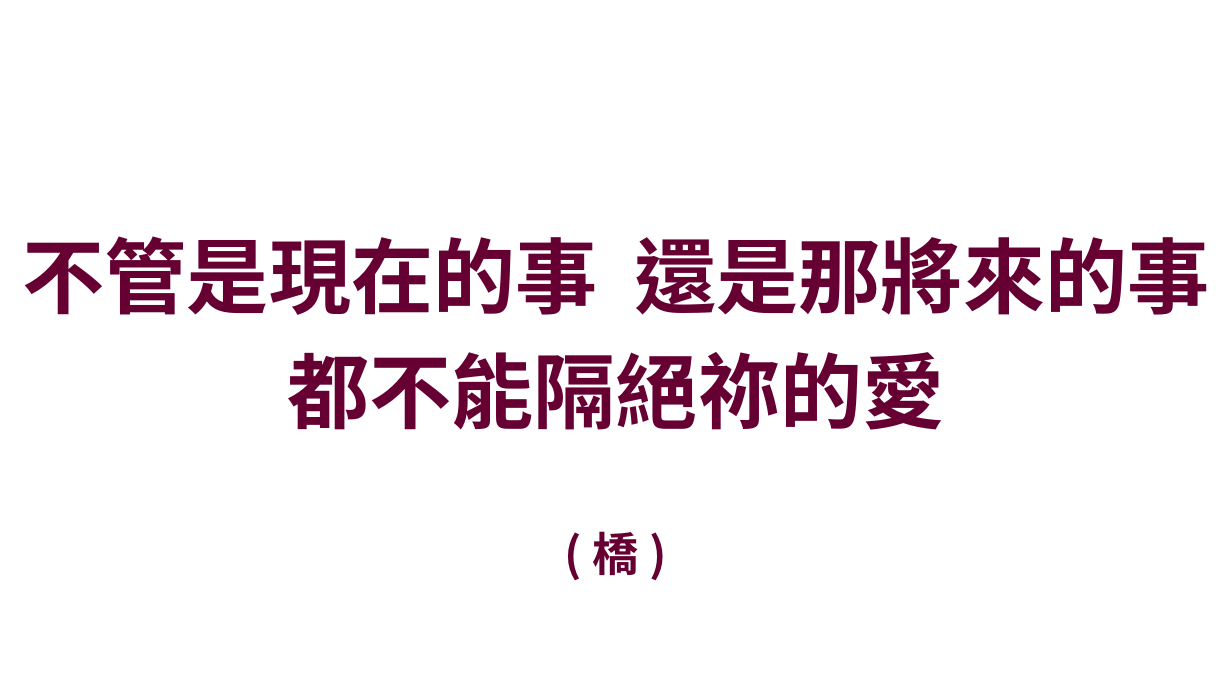
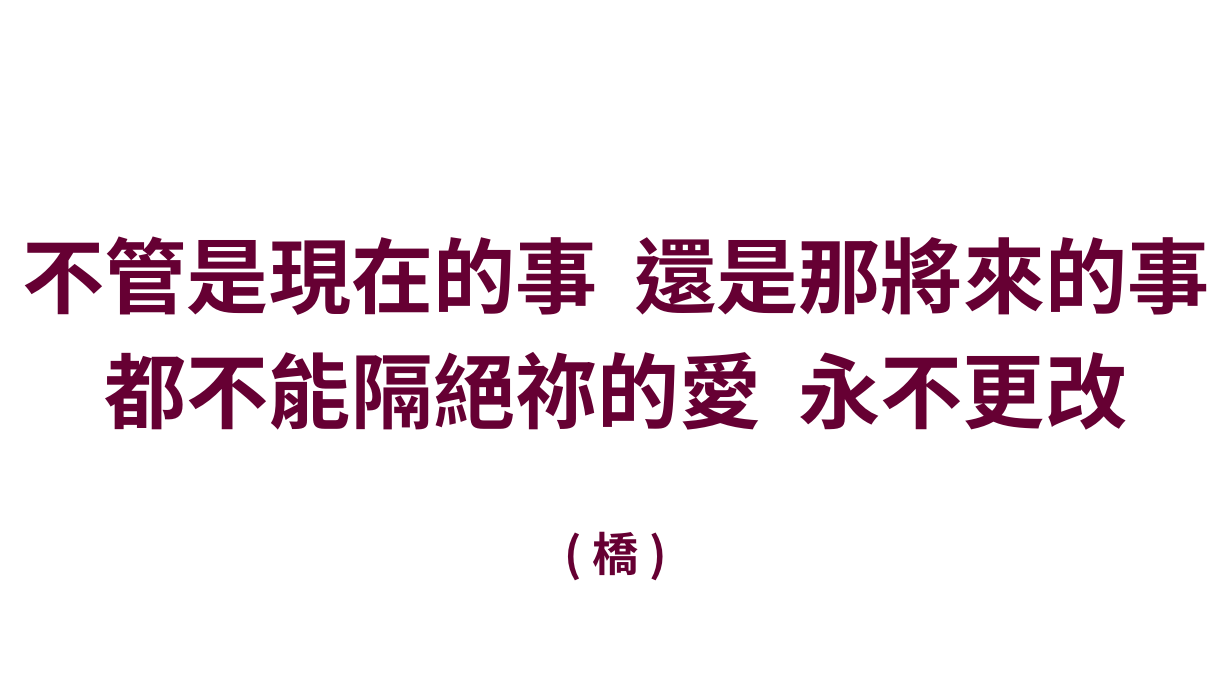
Before and after one commit to batisuoc/prayermeeting, a slide deck: slide 13 of 2023/5月/04-05-2023.pptx. Drawn at 1232x693 pixels with LibreOffice and Linux fonts; fonts in the diff are those of the drawing; background and template pictures are left out. Boxes give left, top, right and bottom in pixels: in the first picture for what was removed or moved away, otherwise in the second. Text is boxed around its words. In the diff, an @@ line names an element or a change of style, - is before the commit and + after.

Commit message:
Change ppt

```diff
--- a/2023/5月/04-05-2023.pptx
+++ b/2023/5月/04-05-2023.pptx
@@ text at (x1=105, y1=352, x2=1127, y2=430): text changed @@
-都不能隔絕祢的愛
+都不能隔絕祢的愛 永不更改
```
